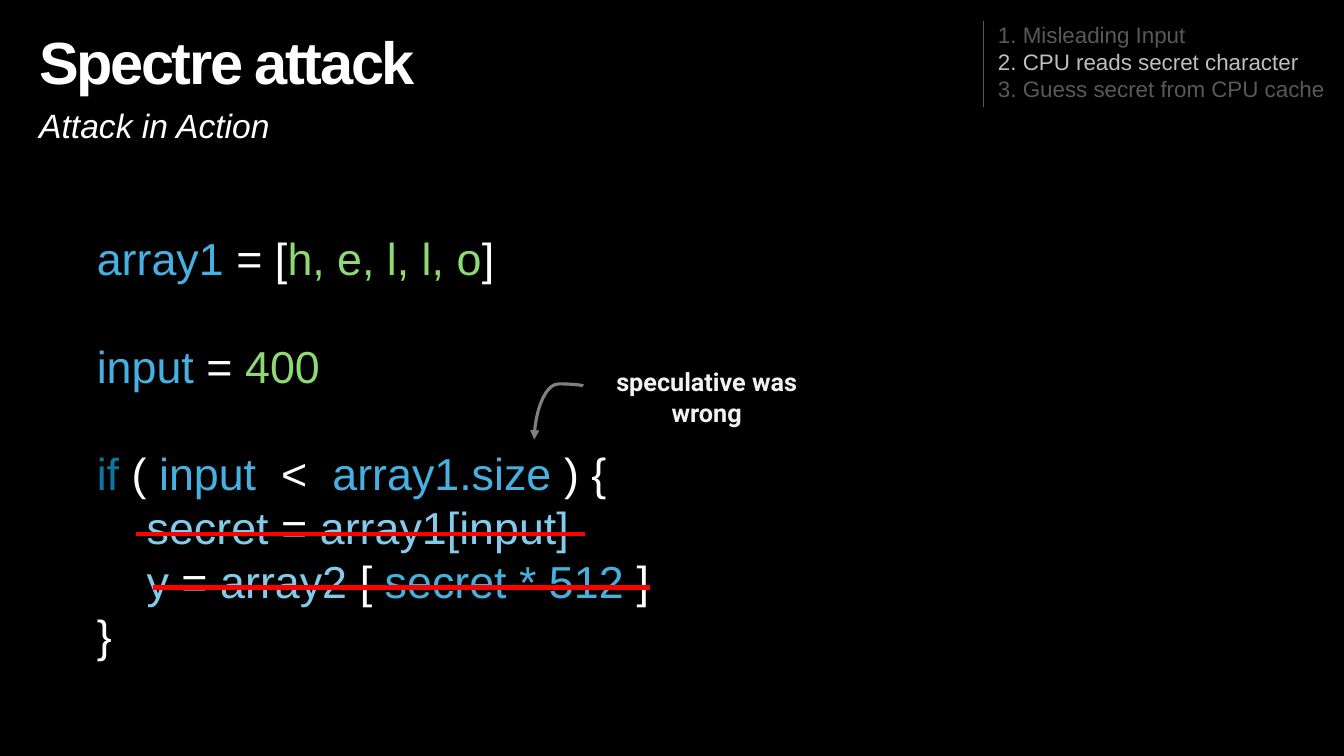
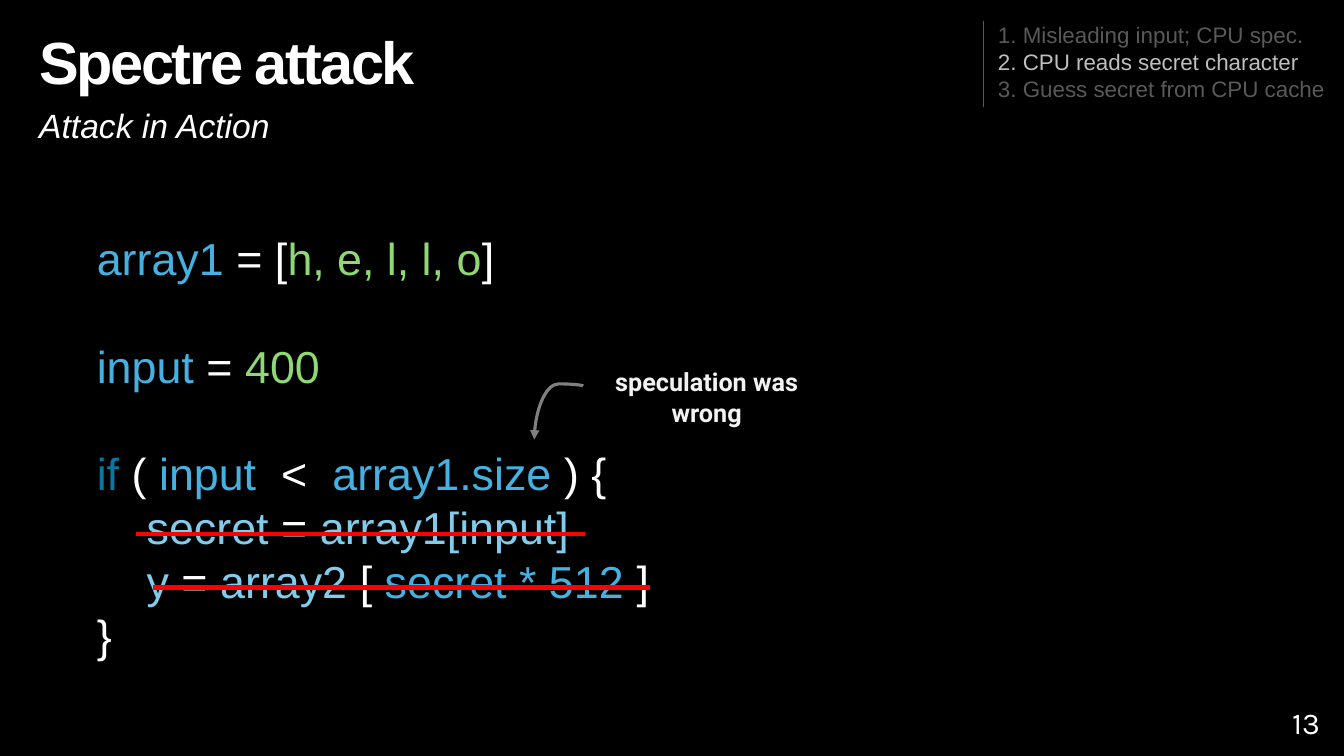
Before and after one commit to sroy729/FDP-Cybersecurity, a slide deck: slide 13 of slides/FDP-Cybersecurity.pptx (slide 14 before the commit). Drawn at 1344x756 pixels with LibreOffice and Linux fonts; fonts in the diff are those of the drawing. Boxes give left, top, right and bottom in pixels: in the first picture for what was removed or moved away, otherwise in the second. Text is boxed around its words. In the diff, an @@ line names an element or a change of style, - is before the commit and + after.

```diff
--- a/slides/FDP-Cybersecurity.pptx
+++ b/slides/FDP-Cybersecurity.pptx
@@ text at (998, 27, 1303, 48): text changed @@
-1. Misleading Input
+1. Misleading input; CPU spec.
@@ text at (615, 372, 798, 428): text changed @@
-speculative was wrong
+speculation was wrong
@@ page number added at (1292, 714, 1320, 735), 21.6 pt, text #FFFFFF @@
+13
```
Also in this commit, not shown: 30 other slides changed, 2 slides added, 1 slide removed.
